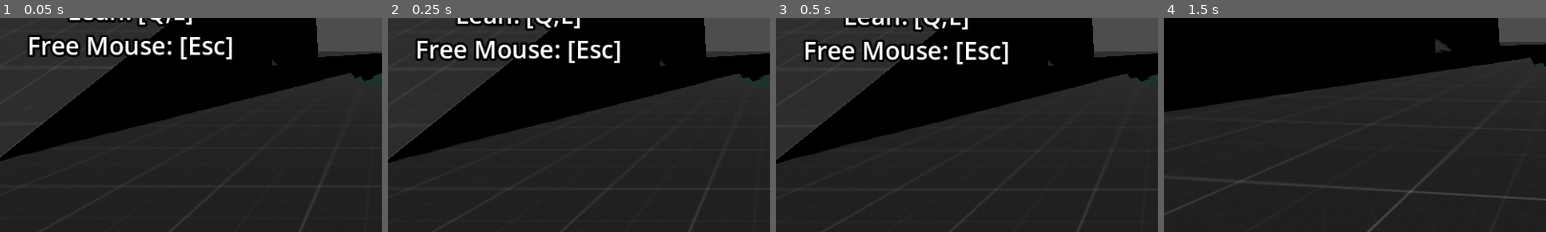
Above: before the commit, frames 1-4 (left to right).
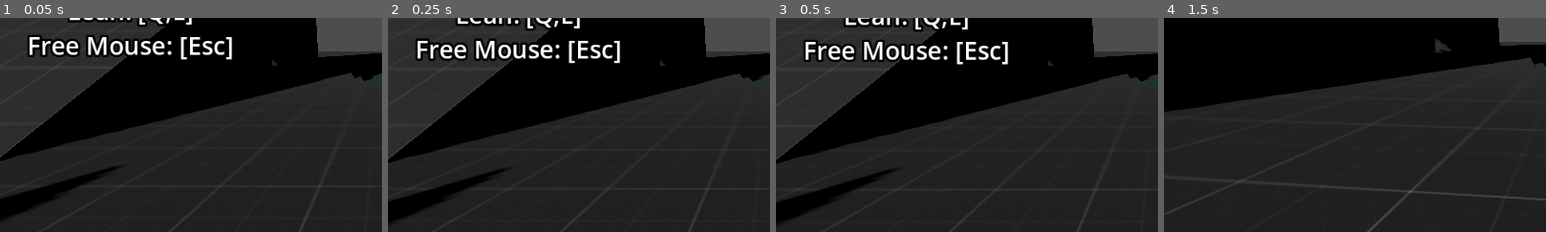
Above: after the commit, the same moments.

Repository: newengland-neighbor/data-driven-fp-controller
Game: Godot game, scene res://environments/prototyping_room/prototyping_room.tscn
Two runs of this game, one before a commit and one after it. Both use one fixed random seed, a clock stepped at 60 frames per second and the inputs below.
Inputs (mouse positions are % of the whole screen's width and height, from its top left):
- Up to frame 1 (0.05 s): no input
- Up to frame 2 (0.25 s): no input
- Up to frame 3 (0.5 s): no input
- Up to frame 4 (1.5 s): tap Enter at 0.5 s; move the mouse to (55, 50) at 0.52 s; hold F (interact) 0.53-1.28 s; hold W (move_forward) from 0.53 s (still down); tap Space (jump) at 0.77 s; move the mouse to (45, 50) at 1.27 s; tap C (crouch) at 1.35 s
The pictures show only the part of the screen within x 0-50%, y 45-95%; the shares and areas given below are measured in that part.

The runs differ from the first frame. In frame 1, 1.7% of the frame differs, in the area x 0-31%, y 69-95%; in frame 2, 1.8%; in frame 3, 1.8%, in the area x 0-31%, y 70-97%; in frame 4, nothing differs.

Commit message:
Update prototyping_room.tscn

Diff:
--- a/environments/prototyping_room/prototyping_room.tscn
+++ b/environments/prototyping_room/prototyping_room.tscn
@@ -1,8 +1,22 @@
-[gd_scene load_steps=6 format=3 uid="uid://foylxf51ptq7"]
+[gd_scene load_steps=14 format=3 uid="uid://foylxf51ptq7"]
 
 [ext_resource type="Material" uid="uid://boa2gwlmetlv0" path="res://common/test_mat_001.tres" id="2_4le68"]
+[ext_resource type="Script" uid="uid://u3cyd7lwawcu" path="res://systems/interaction/switch/switch_listener.gd" id="3_3481m"]
 [ext_resource type="Material" uid="uid://b21r3o2nmlph2" path="res://common/test_mat_002.tres" id="3_edxx1"]
 [ext_resource type="PackedScene" uid="uid://danwmarkn0le2" path="res://entities/player/fps_player_core_composition.tscn" id="4_5ttwe"]
+[ext_resource type="Script" uid="uid://brngjwhk2nkaf" path="res://systems/interaction/interactable.gd" id="4_mgwtw"]
+[ext_resource type="PackedScene" uid="uid://dvywj2u1tg2l2" path="res://systems/interaction/switch/interactable_switch.tscn" id="6_3481m"]
+[ext_resource type="PackedScene" uid="uid://d0ll1dneqxk30" path="res://systems/interaction/door/interactable_door_hinge.tscn" id="7_4gfdq"]
+
+[sub_resource type="BoxShape3D" id="BoxShape3D_mgwtw"]
+
+[sub_resource type="BoxMesh" id="BoxMesh_edxx1"]
+
+[sub_resource type="StandardMaterial3D" id="StandardMaterial3D_5ttwe"]
+albedo_color = Color(0.371405, 0.373899, 1, 1)
+
+[sub_resource type="StandardMaterial3D" id="StandardMaterial3D_3481m"]
+albedo_color = Color(0.850328, 0.283036, 0, 1)
 
 [sub_resource type="BoxShape3D" id="BoxShape3D_4gfdq"]
 
@@ -107,6 +121,9 @@
 transform = Transform3D(0.849883, 0.200371, -0.487391, 0, 0.924892, 0.380231, 0.52697, -0.323152, 0.78605, 0, 0, 0)
 shadow_enabled = true
 
+[node name="SwitchListener" type="Node" parent="DirectionalLight3D"]
+script = ExtResource("3_3481m")
+
 [node name="Label3D" type="Label3D" parent="."]
 transform = Transform3D(1, 0, 0, 0, 1, 0, 0, 0, 1, -10, 2, 12)
 text = "Move: [W,A,S,D]
@@ -119,6 +136,43 @@
 [node name="FPSPlayer" parent="." instance=ExtResource("4_5ttwe")]
 transform = Transform3D(1, 0, 0, 0, 1, 0, 0, 0, 1, -8.37, 0, 13.812)
 
+[node name="InteractTestPress" type="StaticBody3D" parent="."]
+transform = Transform3D(1, 0, 0, 0, 1, 0, 0, 0, 1, 0, 1, 13)
+collision_layer = 4
+collision_mask = 3
+script = ExtResource("4_mgwtw")
+
+[node name="CollisionShape3D" type="CollisionShape3D" parent="InteractTestPress"]
+shape = SubResource("BoxShape3D_mgwtw")
+
+[node name="MeshInstance3D" type="MeshInstance3D" parent="InteractTestPress"]
+mesh = SubResource("BoxMesh_edxx1")
+surface_material_override/0 = SubResource("StandardMaterial3D_5ttwe")
+
+[node name="InteractTestHold" type="StaticBody3D" parent="."]
+transform = Transform3D(1, 0, 0, 0, 1, 0, 0, 0, 1, 0, 1, 15)
+collision_layer = 4
+collision_mask = 3
+script = ExtResource("4_mgwtw")
+
+[node name="CollisionShape3D" type="CollisionShape3D" parent="InteractTestHold"]
+shape = SubResource("BoxShape3D_mgwtw")
+
+[node name="MeshInstance3D" type="MeshInstance3D" parent="InteractTestHold"]
+mesh = SubResource("BoxMesh_edxx1")
+surface_material_override/0 = SubResource("StandardMaterial3D_3481m")
+
+[node name="ICSwitch" parent="." node_paths=PackedStringArray("affected_nodes") instance=ExtResource("6_3481m")]
+transform = Transform3D(1, 0, 0, 0, 1, 0, 0, 0, 1, -13.0666, 1.08919, 8.10853)
+affected_nodes = [NodePath("../DirectionalLight3D")]
+accepted_input_types = Array[int]([0])
+
+[node name="ICDoorHinge" parent="." instance=ExtResource("7_4gfdq")]
+transform = Transform3D(1, 0, 0, 0, 1, 0, 0, 0, 1, -11.8517, -1.90735e-06, 17.4152)
+
+[node name="ICDoorHinge2" parent="." instance=ExtResource("7_4gfdq")]
+transform = Transform3D(-4.37114e-08, 0, -1, 0, 1, 0, 1, 0, -4.37114e-08, -13.8517, -1.90735e-06, 14.4152)
+
 [node name="RigidBody3D" type="RigidBody3D" parent="."]
 collision_layer = 16
 mass = 10.0
